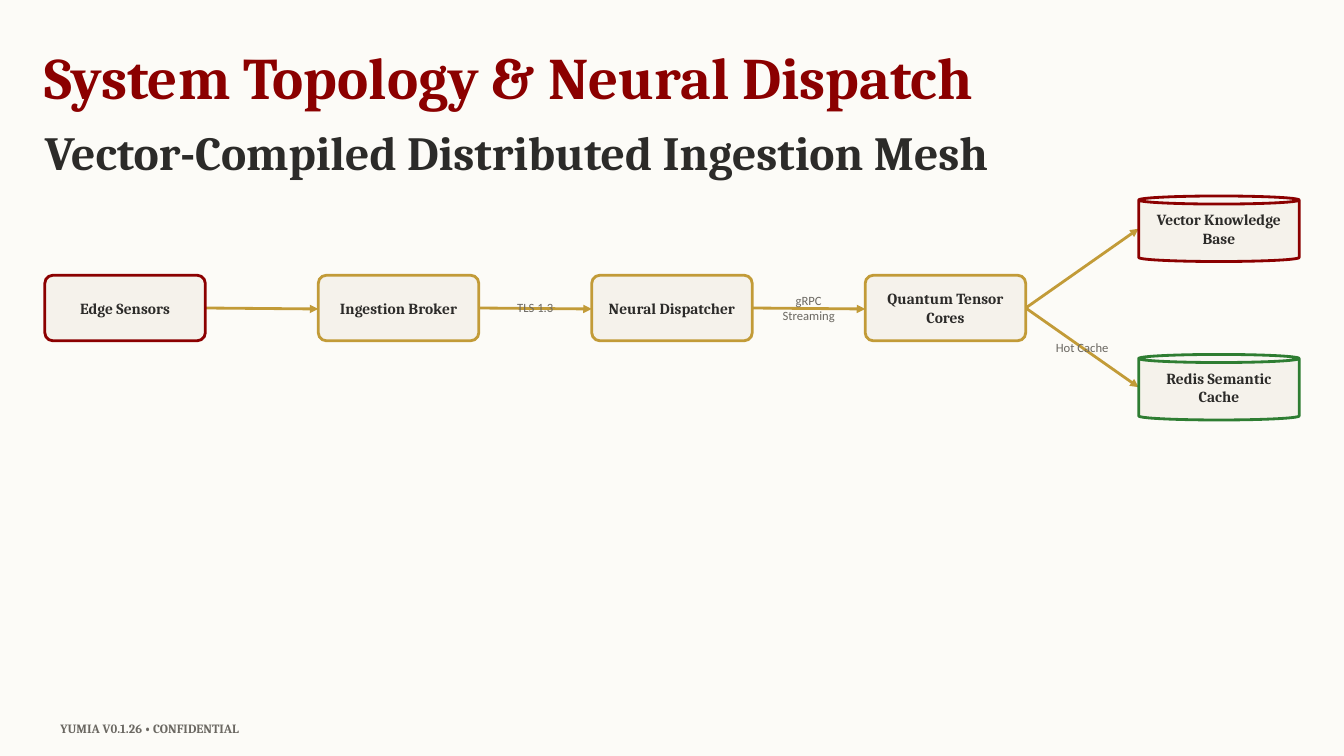
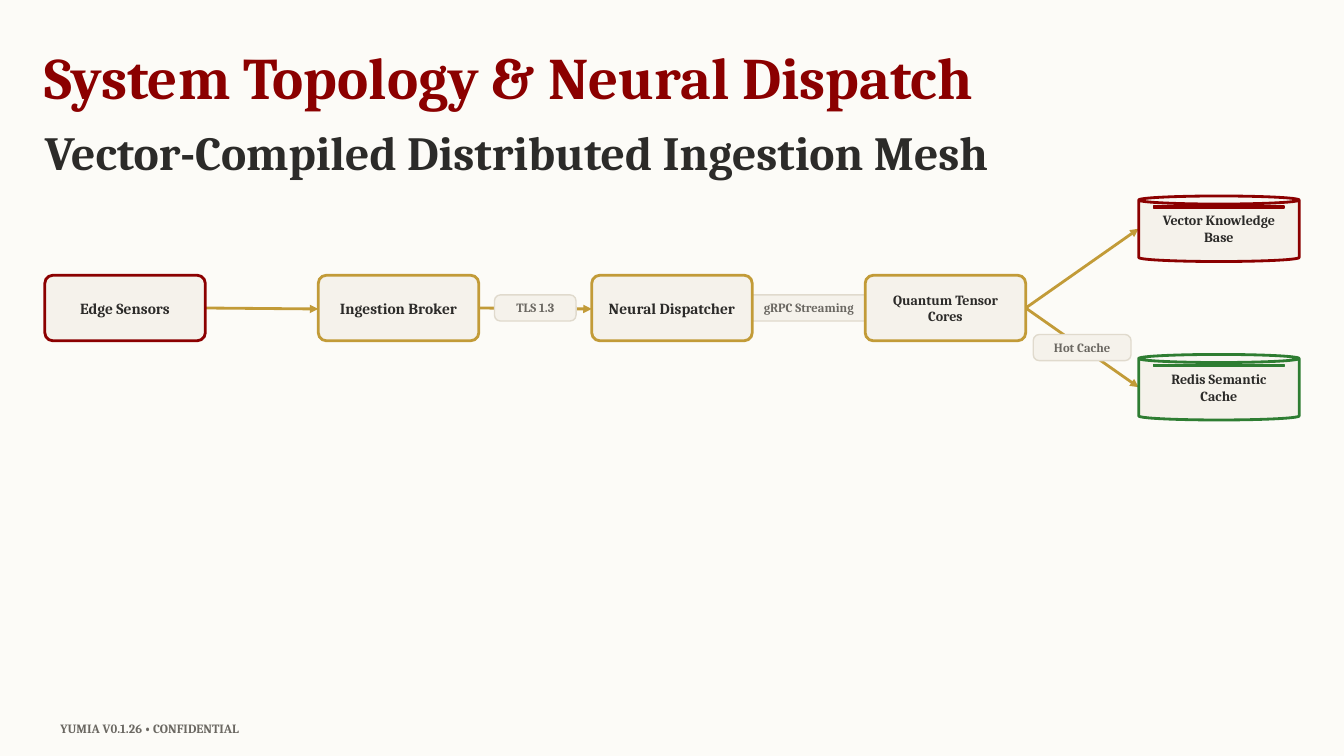
Before and after one commit to biagio-scaglia/Yumia-MD, a slide deck: slide 3 of presentation.pptx. Drawn at 1344x756 pixels with LibreOffice and Linux fonts; fonts in the diff are those of the drawing. Boxes give left, top, right and bottom in pixels: in the first picture for what was removed or moved away, otherwise in the second. Text is boxed around its words. In the diff, an @@ line names an element or a change of style, - is before the commit and + after.

```diff
--- a/presentation.pptx
+++ b/presentation.pptx
@@ rectangle added at [1154,206,1285,208], fill #8B0000, outline #8B0000 1 pt @@
@@ rounded rectangle added at [495,295,577,322], fill #F5F2EB, outline #E0DACD 1 pt @@
@@ font Calibri to Cambria, bold on in 3 elements at [516,303,554,312], [1054,343,1110,352], [764,303,853,315] @@
@@ text "gRPC Streaming": place and size @@
-text "gRPC Streaming" at [783,297,835,322]
+text "gRPC Streaming" at [764,303,853,315]
@@ rounded rectangle added at [740,295,878,322], fill #F5F2EB, outline #E0DACD 1 pt @@
@@ arrow removed from (752, 309) to (865, 310) @@
@@ rounded rectangle added at [1033,335,1131,361], fill #F5F2EB, outline #E0DACD 1 pt @@
@@ size 11 to 10 pt in 3 elements at [1163,215,1275,242], [893,295,997,321], [1171,374,1267,401] @@
@@ rectangle added at [1154,365,1285,367], fill #2E7D32, outline #2E7D32 1 pt @@
```
Also in this commit, not shown: 1 other slide changed, 3 other files.
